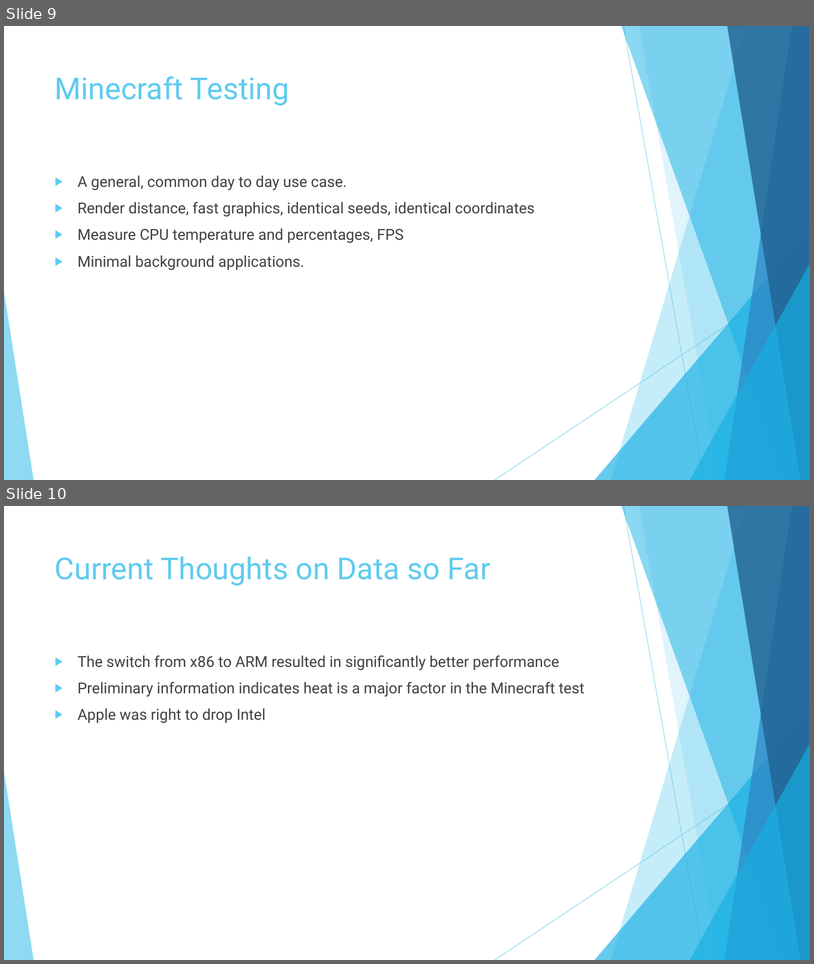
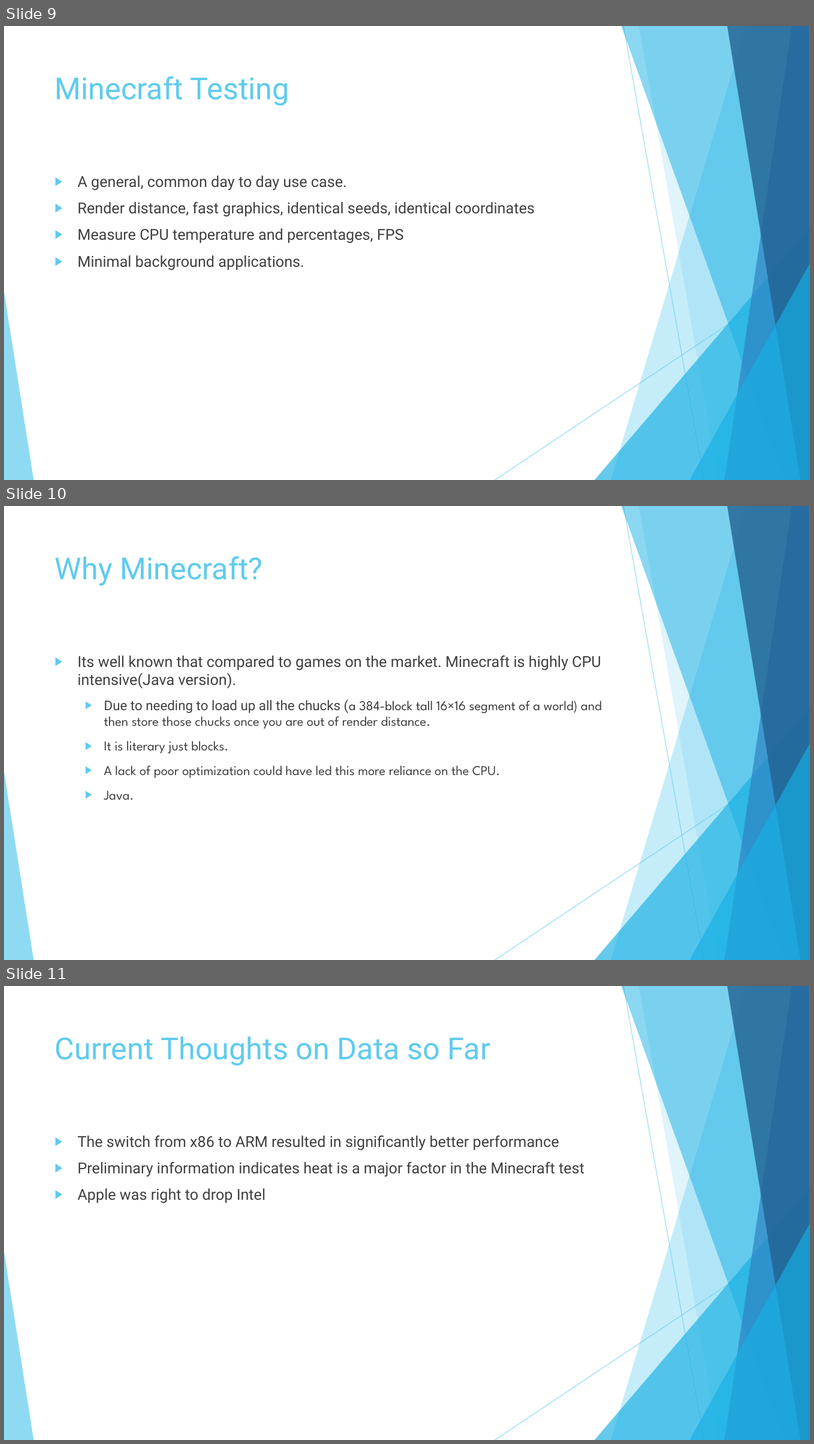
Before and after one commit to Cnh1116/Computer-Architecture-Project, a slide deck: Project Presentation.pptx. Shown one above the other, each under a label of ours: slides 9 and 10 before the commit, slides 9, 10 and 11 after it. The pictures are 814x964 and 814x1444 pixels, drawn with LibreOffice and Linux fonts; fonts in the diff are those of the drawing. Boxes give left, top, right and bottom in pixels: in the first picture for what was removed or moved away, otherwise in the second. Text is boxed around its words. In the diff, an @@ line names an element or a change of style, - is before the commit and + after.

Commit message:
added new slides for minecraft

```diff
--- a/Project Presentation.pptx
+++ b/Project Presentation.pptx
@@ slide 10 added at [4, 506, 810, 960], background #FFFFFF; not listed: 10 template elements that a slide beside it also shows @@
@@ title added at [55, 556, 263, 586], 36 pt, text #5FCBEF @@
+Why Minecraft?
@@ text added at [78, 655, 602, 800], 16 pt, text #404040 @@
+▶ Its well known that compared to games on the market. Minecraft is highly CPU intensive(Java version).
+  ▶ Due to needing to load up all the chucks (a 384-block tall 16×16 segment of a world) and then store those chucks once you are out of render distance.
+  ▶ It is literary just blocks.
+  ▶ A lack of poor optimization could have led this more reliance on the CPU.
+  ▶ Java.
@@ what was slide 10 is now slide 11 @@
```
